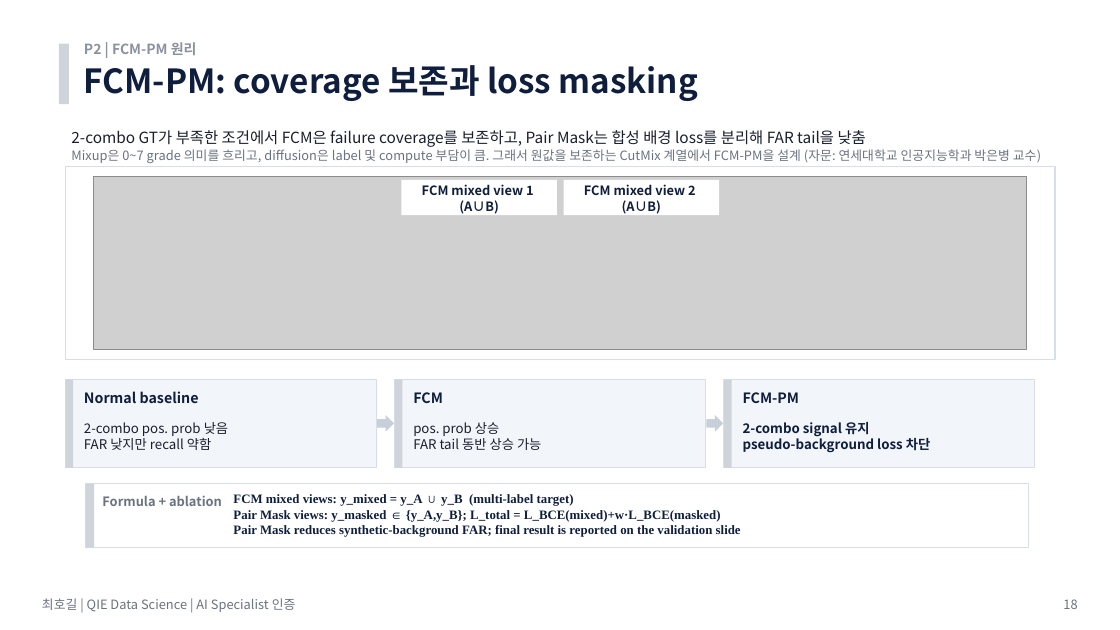
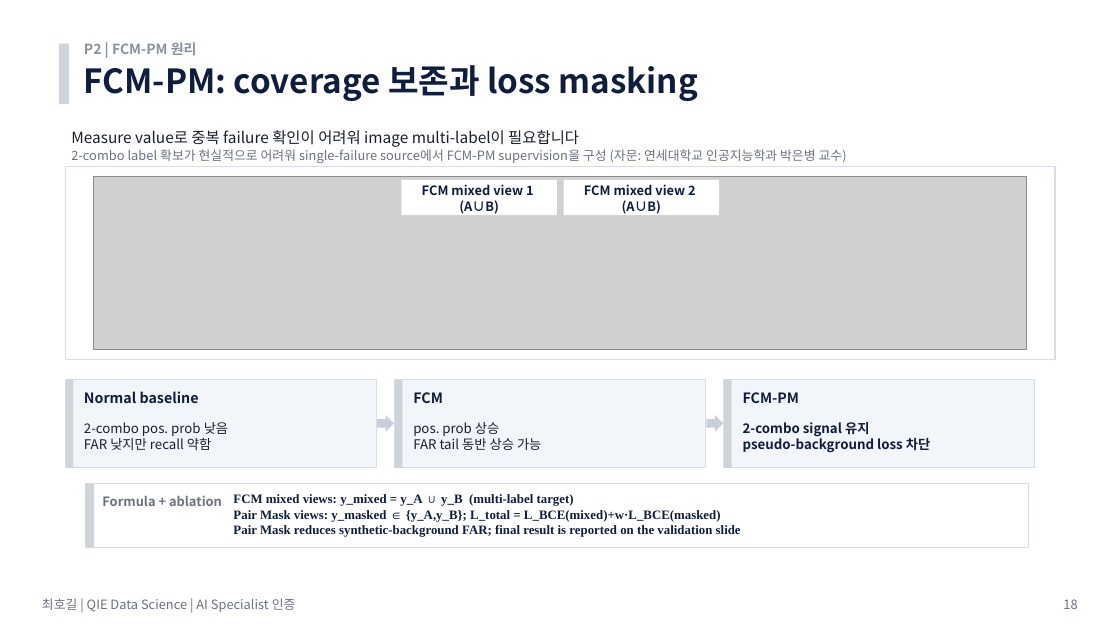
Before and after one commit to hogil/fbm_paper, a slide deck: slide 18 of recommendation/presentation/'26년 AI Specialist 면접 심사 자료_메모리사업부_최호길_평가항목_summary.pptx. Drawn at 1120x630 pixels with LibreOffice and Linux fonts; fonts in the diff are those of the drawing; grey boxes stand for pictures. Boxes give left, top, right and bottom in pixels: in the first picture for what was removed or moved away, otherwise in the second. Text is boxed around its words. In the diff, an @@ line names an element or a change of style, - is before the commit and + after.

```diff
--- a/recommendation/presentation/'26년 AI Specialist 면접 심사 자료_메모리사업부_최호길_평가항목_summary.pptx
+++ b/recommendation/presentation/'26년 AI Specialist 면접 심사 자료_메모리사업부_최호길_평가항목_summary.pptx
@@ text at (71, 149, 847, 163): text changed @@
-Mixup은 0~7 grade 의미를 흐리고, diffusion은 label 및 compute 부담이 큼. 그래서 원값을 보존하는 CutMix 계열에서 FCM-PM을 설계 (자문: 연세대학교 인공지능학과 박은병 교수)
+2-combo label 확보가 현실적으로 어려워 single-failure source에서 FCM-PM supervision을 구성 (자문: 연세대학교 인공지능학과 박은병 교수)
@@ text at (71, 130, 579, 147): text changed @@
-2-combo GT가 부족한 조건에서 FCM은 failure coverage를 보존하고, Pair Mask는 합성 배경 loss를 분리해 FAR tail을 낮춤
+Measure value로 중복 failure 확인이 어려워 image multi-label이 필요합니다
```
Also in this commit, not shown: 3 other slides changed, 2 other files.
